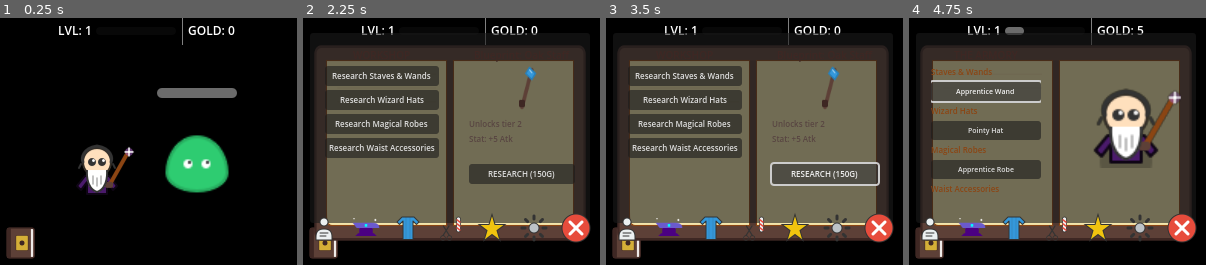
Above: before the commit, frames 1-4 (left to right).
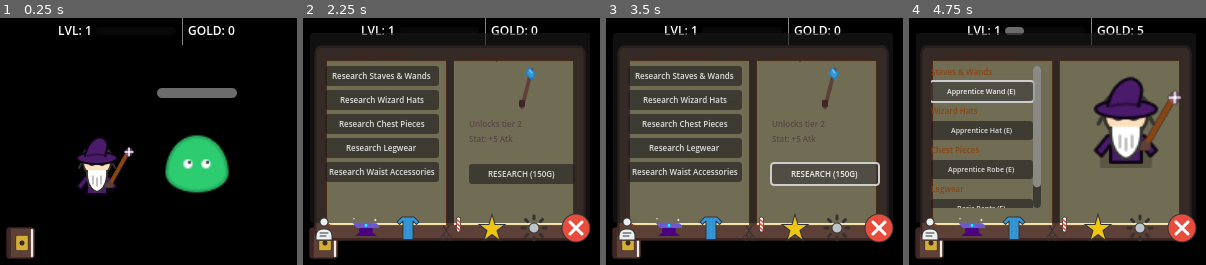
Above: after the commit, the same moments.

Repository: dgcarlucci/cast-lock
Game: Godot game, scene res://scenes/Main.tscn
The game is run twice, just before and just after one commit, with the same random seed, the same clock (stepped at 60 frames per second) and the same inputs.
Inputs (mouse positions are in pixels of both pictures, inside the frame that each line leads up to):
- Up to frame 1 (0.25 s): no input
- Up to frame 2 (2.25 s): click (323, 242) at 0.5 s; click (323, 227) at 1.25 s; click (365, 227) at 2 s
- Up to frame 3 (3.5 s): click "RESEARCH (150G)" at 2.75 s
- Up to frame 4 (4.75 s): click (1012, 227) at 3.5 s; click (986, 92) at 4.25 s, where only the run before the commit has a clickable "Apprentice Wand"

The runs differ from the first frame. In frame 1, 0.9% of the frame differs, in the area x 26-40%, y 48-60%; in frame 2, 4.0%; in frame 3, 4.0%; in frame 4, 6.5%, in the area x 7-84%, y 19-77%.

Commit message:
feat: refactor equipment system to use chest/legs, update enemy scaling, and improve UI popups

Diff:
--- /dev/null
+++ b/resources/player/appearance/pants_basic.svg
@@ -0,0 +1,5 @@
+<svg width="64" height="64" viewBox="0 0 64 64" fill="none" xmlns="http://www.w3.org/2000/svg">
+  <!-- Basic Pants / Leggings -->
+  <path d="M22 48V60H42V48" fill="white" stroke="#333" stroke-width="2" stroke-linejoin="round"/>
+  <path d="M32 48V60" stroke="#333" stroke-width="2"/>
+</svg>
--- a/resources/player/data/WizardStats.tres
+++ b/resources/player/data/WizardStats.tres
@@ -10,3 +10,34 @@
 attack_power = 10.0
 crit_chance = 0.05
 haste = 1.0
+skin_color = Color(1, 0.878431, 0.741176, 1)
+chest_color = Color(0.290196, 0.101961, 0.419608, 1)
+legs_color = Color(0.290196, 0.101961, 0.419608, 1)
+hat_color = Color(0.290196, 0.101961, 0.419608, 1)
+eye_color = Color(0, 0, 0, 1)
+hair_color = Color(1, 1, 1, 1)
+hair_style = 1
+beard_style = 1
+chest_style = 1
+legs_style = 1
+hat_style = 1
+main_hand_style = 1
+off_hand_style = 0
+accessory_style = 0
+unlocked_tiers = {
+"accessories": 0,
+"chest": 1,
+"head": 1,
+"legs": 1,
+"main_hand": 1
+}
+active_spell_id = "magic_missile"
+learned_spells = {
+"magic_missile": {
+"mastery": 0,
+"rank": 1
+}
+}
+spell_mastery_xp = 0
+total_casts = 0
+idle_mode_enabled = false
--- a/scenes/UI_Overlay.tscn
+++ b/scenes/UI_Overlay.tscn
@@ -530,11 +530,11 @@
 [node name="ResetConfirmation" type="ConfirmationDialog" parent="."]
 title = "Reset Progress?"
 initial_position = 2
-size = Vector2i(200, 100)
-unresizable = true
+size = Vector2i(280, 140)
 ok_button_text = "YES, RESET"
 dialog_text = "Erase all progress? This cannot be undone."
 cancel_button_text = "NO"
+dialog_autowrap = true
 
 [connection signal="pressed" from="BookButton" to="." method="_on_book_button_pressed"]
 [connection signal="pressed" from="Grimoire/TabContainer/Workshop/RightPage/VBox/ResearchButton" to="." method="_on_research_button_pressed"]
--- a/scenes/Wizard.tscn
+++ b/scenes/Wizard.tscn
@@ -25,7 +25,11 @@
 centered = false
 offset = Vector2(-32, -64)
 
-[node name="Robe" type="Sprite2D" parent="Layers"]
+[node name="Legs" type="Sprite2D" parent="Layers"]
+centered = false
+offset = Vector2(-32, -64)
+
+[node name="Chest" type="Sprite2D" parent="Layers"]
 texture = ExtResource("3_robe")
 centered = false
 offset = Vector2(-32, -64)
--- a/scripts/EnemyData.gd
+++ b/scripts/EnemyData.gd
@@ -5,7 +5,7 @@
 @export var base_gold: float = 5.0
 
 func get_hp_for_level(level: int) -> float:
-	return base_hp * pow(1.15, level - 1)
+	return base_hp * pow(1.3, level - 1)
 
 func get_gold_for_level(level: int) -> float:
-	return base_gold * pow(1.12, level - 1)
+	return base_gold * pow(1.25, level - 1)
--- a/scripts/EquipmentManager.gd
+++ b/scripts/EquipmentManager.gd
@@ -19,8 +19,8 @@
 	"head": {
 		"name": "Wizard Hats",
 		"items": [
-			{"id": "hat_basic", "name": "Pointy Hat", "cost": 30, "haste_boost": 0.05, "texture": "res://resources/player/appearance/hat_basic.svg", "tier": 1},
-			{"id": "hat_apprentice", "name": "Apprentice Hood", "cost": 120, "haste_boost": 0.1, "texture": "res://resources/player/appearance/hat_apprentice.svg", "tier": 2},
+			{"id": "hat_basic", "name": "Apprentice Hat", "cost": 30, "haste_boost": 0.05, "texture": "res://resources/player/appearance/hat_basic.svg", "tier": 1},
+			{"id": "hat_apprentice", "name": "Scholar's Hood", "cost": 120, "haste_boost": 0.1, "texture": "res://resources/player/appearance/hat_apprentice.svg", "tier": 2},
 			{"id": "hat_scholar", "name": "Scholar Cap", "cost": 400, "haste_boost": 0.15, "texture": "res://resources/player/appearance/hat_scholar.svg", "tier": 3},
 			{"id": "hat_sage", "name": "Sage Crown", "cost": 1000, "haste_boost": 0.2, "texture": "res://resources/player/appearance/hat_sage.svg", "tier": 4},
 			{"id": "hat_archmage", "name": "Archmage Hat", "cost": 2500, "haste_boost": 0.3, "texture": "res://resources/player/appearance/hat_archmage.svg", "tier": 5},
@@ -31,8 +31,8 @@
 			{"id": "hat_infinite", "name": "Infinite Halo", "cost": 120000, "haste_boost": 1.5, "texture": "res://resources/player/appearance/hat_infinite.svg", "tier": 10}
 		]
 	},
-	"body": {
-		"name": "Magical Robes",
+	"chest": {
+		"name": "Chest Pieces",
 		"items": [
 			{"id": "robe_basic", "name": "Apprentice Robe", "cost": 40, "haste_boost": 0.02, "texture": "res://resources/player/appearance/robe_basic.svg", "tier": 1},
 			{"id": "robe_scholar", "name": "Scholar's Robe", "cost": 250, "power_boost": 4, "texture": "res://resources/player/appearance/robe_scholar.svg", "tier": 2},
@@ -43,6 +43,12 @@
 			{"id": "robe_necromancer", "name": "Bone Mail", "cost": 30000, "power_boost": 600, "texture": "res://resources/player/appearance/robe_necromancer.svg", "tier": 7},
 			{"id": "robe_cosmic", "name": "Starry Cloak", "cost": 65000, "power_boost": 1200, "texture": "res://resources/player/appearance/robe_cosmic.svg", "tier": 8},
 			{"id": "robe_infinite", "name": "Eternal Robe", "cost": 150000, "power_boost": 3000, "texture": "res://resources/player/appearance/robe_infinite.svg", "tier": 9}
+		]
+	},
+	"legs": {
+		"name": "Legwear",
+		"items": [
+			{"id": "pants_basic", "name": "Basic Pants", "cost": 25, "haste_boost": 0.01, "texture": "res://resources/player/appearance/pants_basic.svg", "tier": 1}
 		]
 	},
 	"accessories": {
--- a/scripts/SaveManager.gd
+++ b/scripts/SaveManager.gd
@@ -11,12 +11,13 @@
 		"crit_chance": stats.crit_chance,
 		"haste": stats.haste,
 		"skin_color": stats.skin_color.to_html(),
-		"robe_color": stats.robe_color.to_html(),
+		"chest_color": stats.chest_color.to_html(),
+		"legs_color": stats.legs_color.to_html(),
 		"hat_color": stats.hat_color.to_html(),
 		"eye_color": stats.eye_color.to_html(),
 		"hair_color": stats.hair_color.to_html(),
-		"robe_style": stats.robe_style,
-		"hat_style": stats.hat_style,
+		"chest_style": stats.chest_style,
+		"legs_style": stats.legs_style,
 		"hair_style": stats.hair_style,
 		"beard_style": stats.beard_style,
 		"main_hand_style": stats.main_hand_style,
--- a/scripts/StatsManager.gd
+++ b/scripts/StatsManager.gd
@@ -24,12 +24,14 @@
 		stats.haste = save_data.get("haste", stats.haste)
 
 		if save_data.has("skin_color"): stats.skin_color = Color(save_data.skin_color)
-		if save_data.has("robe_color"): stats.robe_color = Color(save_data.robe_color)
+		if save_data.has("chest_color"): stats.chest_color = Color(save_data.chest_color)
+		if save_data.has("legs_color"): stats.legs_color = Color(save_data.legs_color)
 		if save_data.has("hat_color"): stats.hat_color = Color(save_data.hat_color)
 		if save_data.has("eye_color"): stats.eye_color = Color(save_data.eye_color)
 		if save_data.has("hair_color"): stats.hair_color = Color(save_data.hair_color)
 
-		stats.robe_style = save_data.get("robe_style", stats.robe_style)
+		stats.chest_style = save_data.get("chest_style", stats.chest_style)
+		stats.legs_style = save_data.get("legs_style", stats.legs_style)
 		stats.hat_style = save_data.get("hat_style", stats.hat_style)
 		stats.hair_style = save_data.get("hair_style", stats.hair_style)
 		stats.beard_style = save_data.get("beard_style", stats.beard_style)
--- a/scripts/UI_Overlay.gd
+++ b/scripts/UI_Overlay.gd
@@ -161,15 +161,25 @@
 				var item = items[i]
 				var btn = Button.new()
 				btn.add_theme_font_size_override("font_size", 7)
-				btn.text = item.get("name")
-				btn.pressed.connect(_on_equip_item_pressed.bind(cat_id, item.get("tier", 1)))
+
+				var is_equipped = false
+				var item_tier = item.get("tier", 1)
+				if cat_id == "main_hand": is_equipped = (stats.main_hand_style == item_tier)
+				elif cat_id == "head": is_equipped = (stats.hat_style == item_tier)
+				elif cat_id == "chest": is_equipped = (stats.chest_style == item_tier)
+				elif cat_id == "legs": is_equipped = (stats.legs_style == item_tier)
+				elif cat_id == "accessories": is_equipped = (stats.accessory_style == item_tier)
+
+				btn.text = item.get("name") + (" (E)" if is_equipped else "")
+				btn.pressed.connect(_on_equip_item_pressed.bind(cat_id, item_tier))
 				unlocked_items_container.add_child(btn)
 
 func _on_equip_item_pressed(category: String, tier: int):
 	var stats = StatsManager.stats
 	if category == "main_hand": stats.main_hand_style = tier
 	elif category == "head": stats.hat_style = tier
-	elif category == "body": stats.robe_style = tier
+	elif category == "chest": stats.chest_style = tier
+	elif category == "legs": stats.legs_style = tier
 	elif category == "accessories": stats.accessory_style = tier
 	appearance_changed.emit()
 	_update_all_previews()
@@ -191,7 +201,8 @@
 		stats.unlocked_tiers[selected_equip_cat] = item.get("tier", 1)
 		if selected_equip_cat == "main_hand": stats.main_hand_style = item.get("tier", 1)
 		elif selected_equip_cat == "head": stats.hat_style = item.get("tier", 1)
-		elif selected_equip_cat == "body": stats.robe_style = item.get("tier", 1)
+		elif selected_equip_cat == "chest": stats.chest_style = item.get("tier", 1)
+		elif selected_equip_cat == "legs": stats.legs_style = item.get("tier", 1)
 		elif selected_equip_cat == "accessories": stats.accessory_style = item.get("tier", 1)
 		if item.has("power_boost"): stats.attack_power += item.get("power_boost", 0)
 		if item.has("haste_boost"): stats.haste += item.get("haste_boost", 0)
--- a/scripts/Wizard.gd
+++ b/scripts/Wizard.gd
@@ -4,7 +4,8 @@
 var current_state: State = State.IDLE
 
 @onready var body = $Layers/Body
-@onready var robe = $Layers/Robe
+@onready var legs = $Layers/Legs
+@onready var chest = $Layers/Chest
 @onready var hat = $Layers/Hat
 @onready var eyes = $Layers/Eyes
 @onready var hair = $Layers/Hair
@@ -21,7 +22,8 @@
 
 func update_appearance(stats: WizardStats):
 	body.modulate = stats.skin_color
-	robe.modulate = stats.robe_color
+	chest.modulate = stats.chest_color
+	legs.modulate = stats.legs_color
 	hat.modulate = stats.hat_color
 	hair.modulate = stats.hair_color
 	beard.modulate = stats.hair_color
@@ -34,25 +36,37 @@
 	hair.visible = stats.hair_style > 0
 	beard.visible = stats.beard_style > 0
 
-	# Robe visibility and texture
-	if stats.robe_style <= 1:
-		robe.texture = load("res://resources/player/appearance/robe_basic.svg")
-	elif stats.robe_style == 2:
-		robe.texture = load("res://resources/player/appearance/robe_scholar.svg")
-	elif stats.robe_style == 3:
-		robe.texture = load("res://resources/player/appearance/robe_sage.svg")
-	elif stats.robe_style == 4:
-		robe.texture = load("res://resources/player/appearance/robe_archmage.svg")
-	elif stats.robe_style == 5:
-		robe.texture = load("res://resources/player/appearance/robe_warlock.svg")
-	elif stats.robe_style == 6:
-		robe.texture = load("res://resources/player/appearance/robe_druid.svg")
-	elif stats.robe_style == 7:
-		robe.texture = load("res://resources/player/appearance/robe_necromancer.svg")
-	elif stats.robe_style == 8:
-		robe.texture = load("res://resources/player/appearance/robe_cosmic.svg")
-	elif stats.robe_style == 9:
-		robe.texture = load("res://resources/player/appearance/robe_infinite.svg")
+	# Chest visibility and texture
+	if stats.chest_style == 0:
+		chest.visible = false
+	else:
+		chest.visible = true
+		if stats.chest_style == 1:
+			chest.texture = load("res://resources/player/appearance/robe_basic.svg")
+		elif stats.chest_style == 2:
+			chest.texture = load("res://resources/player/appearance/robe_scholar.svg")
+		elif stats.chest_style == 3:
+			chest.texture = load("res://resources/player/appearance/robe_sage.svg")
+		elif stats.chest_style == 4:
+			chest.texture = load("res://resources/player/appearance/robe_archmage.svg")
+		elif stats.chest_style == 5:
+			chest.texture = load("res://resources/player/appearance/robe_warlock.svg")
+		elif stats.chest_style == 6:
+			chest.texture = load("res://resources/player/appearance/robe_druid.svg")
+		elif stats.chest_style == 7:
+			chest.texture = load("res://resources/player/appearance/robe_necromancer.svg")
+		elif stats.chest_style == 8:
+			chest.texture = load("res://resources/player/appearance/robe_cosmic.svg")
+		elif stats.chest_style == 9:
+			chest.texture = load("res://resources/player/appearance/robe_infinite.svg")
+
+	# Legs visibility and texture
+	if stats.legs_style == 0:
+		legs.visible = false
+	else:
+		legs.visible = true
+		if stats.legs_style == 1:
+			legs.texture = load("res://resources/player/appearance/pants_basic.svg")
 
 	# Hat visibility and texture
 	if stats.hat_style == 0:
--- a/scripts/WizardStats.gd
+++ b/scripts/WizardStats.gd
@@ -11,22 +11,25 @@
 
 @export_group("Customization")
 @export var skin_color: Color = Color("ffe0bd") # Default light skin
-@export var robe_color: Color = Color("4a1a6b") # Default purple
+@export var chest_color: Color = Color("4a1a6b") # Default purple
+@export var legs_color: Color = Color("4a1a6b") # Default purple
 @export var hat_color: Color = Color("4a1a6b") # Default purple
 @export var eye_color: Color = Color("000000") # Default black
 @export var hair_color: Color = Color("ffffff") # Default white/grey
 @export var hair_style: int = 1
 @export var beard_style: int = 1
-@export var robe_style: int = 0
-@export var hat_style: int = 0
-@export var main_hand_style: int = 1 # 0: None, 1: Wand, 2: Staff
+@export var chest_style: int = 1
+@export var legs_style: int = 1
+@export var hat_style: int = 1
+@export var main_hand_style: int = 1 # 1: Wand, 2: Staff
 @export var off_hand_style: int = 0
 @export var accessory_style: int = 0
 
 @export var unlocked_tiers: Dictionary = {
 	"main_hand": 1,
 	"head": 1,
-	"body": 1,
+	"chest": 1,
+	"legs": 1,
 	"accessories": 0
 }
 
Not shown, added: resources/player/appearance/pants_basic.svg.import
Not shown: 1 places in scenes/Main.tscn that only renumber resources
